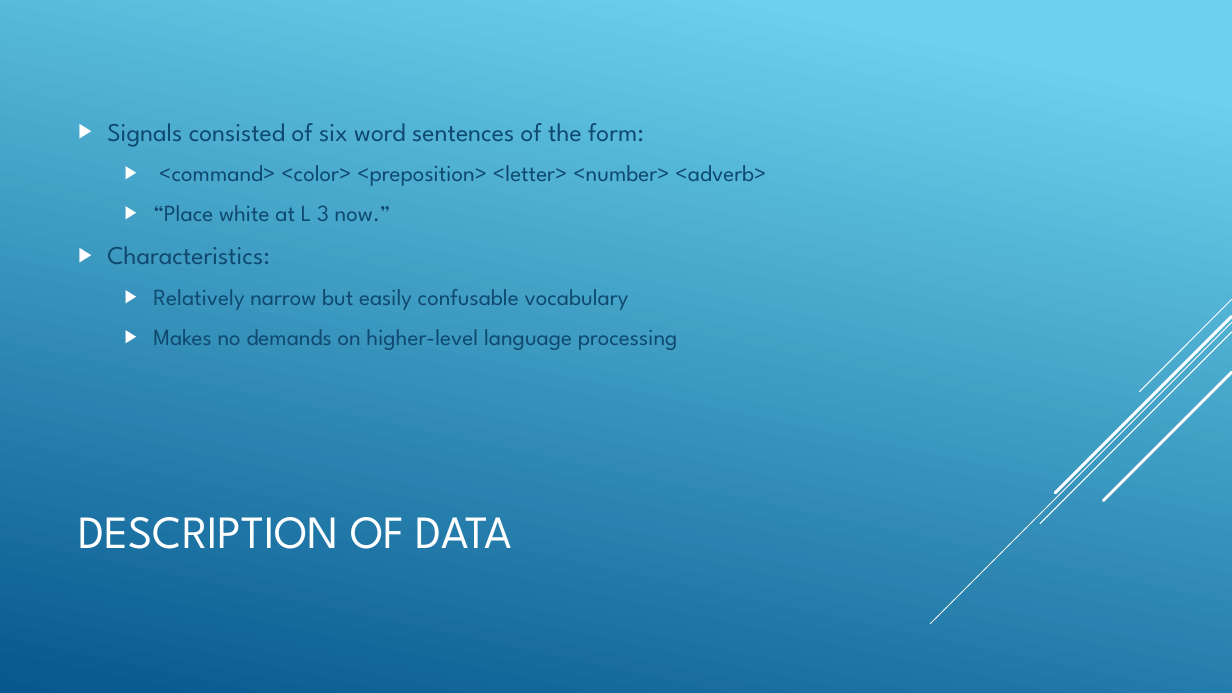
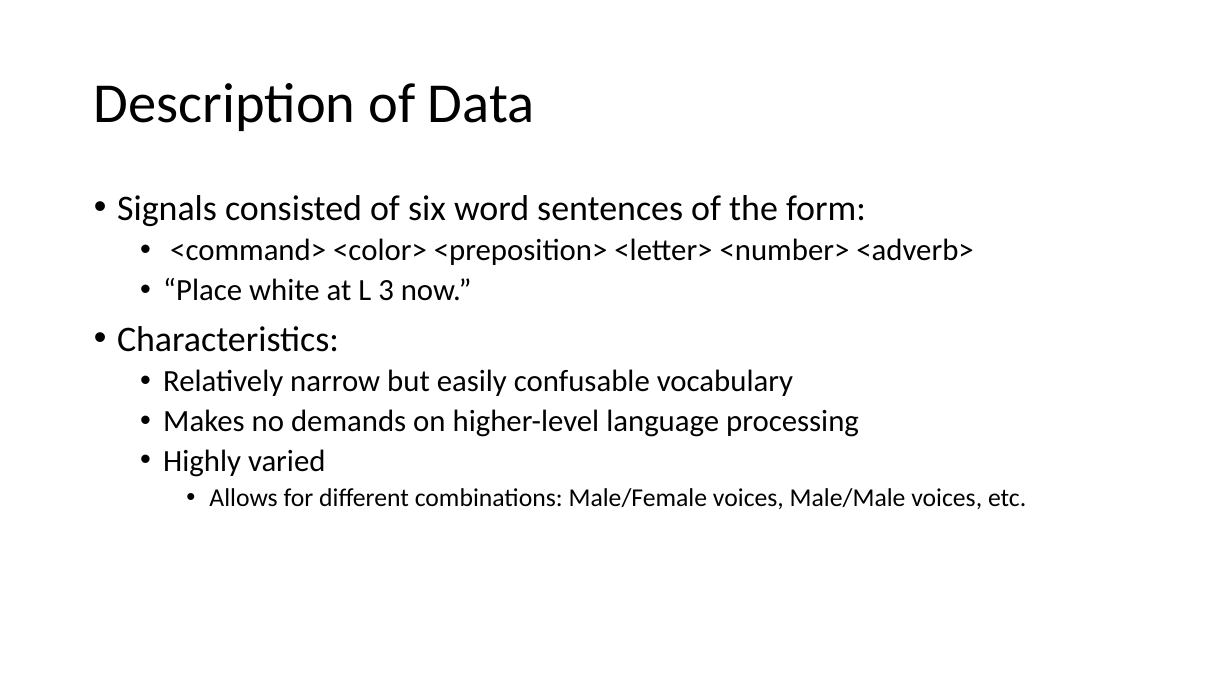
Before and after one commit to esaracin/compressive-sensing-cocktail-party-problem, a slide deck: slide 4 of slide/slides.pptx. Drawn at 1232x693 pixels with LibreOffice and Linux fonts; fonts in the diff are those of the drawing. Boxes give left, top, right and bottom in pixels: in the first picture for what was removed or moved away, otherwise in the second. Text is boxed around its words. In the diff, an @@ line names an element or a change of style, - is before the commit and + after.

```diff
--- a/slide/slides.pptx
+++ b/slide/slides.pptx
@@ background gradient #6ED2EB to #06588E to #FFFFFF @@
@@ title at [94, 83, 535, 131]: text changed; size 36 to 44 pt; font League Spartan to Calibri; text colour #FFFFFF to #000000 @@
-DESCRIPTION OF DATA
+Description of Data
@@ text "Signals consisted of six word ...": place and size @@
-text "Signals consisted of six word ..." at [107, 123, 766, 350]
+text "Signals consisted of six word ..." at [117, 195, 1026, 509]
@@ text "Signals consisted of six word ..." at [117, 195, 1026, 509]: vertical alignment middle to top @@
@@ text at [117, 195, 973, 437]: size 20 to 28 pt in "Signals consisted of six word sentences of ...", "Characteristics:"; font League Spartan to Calibri, text colour #0F496F to #000000 in "Signals consisted of six word sentences of ...", "<command> <color> <preposition> <letter> <number> <adverb>", "“Place white at L 3 now.”", "Characteristics:" and 2 more places; size 18 to 24 pt in "<command> <color> <preposition> <letter> <number> <adverb>", "“Place white at L 3 now.”", "Relatively narrow but easily confusable vocabulary", "Makes no demands on higher-level language processing"; bullet ▶ to •; line spacing 1 to 0.9; less space between paragraphs @@
@@ group removed at [931, 299, 1232, 624]: 5 lines @@
@@ text at [163, 449, 1026, 509]: paragraphs added @@
+  • Highly varied
+    • Allows for different combinations: Male/Female voices, Male/Male voices, etc.
```
Also in this commit, not shown: 8 other slides changed, 1 slide added, 1 slide removed.
